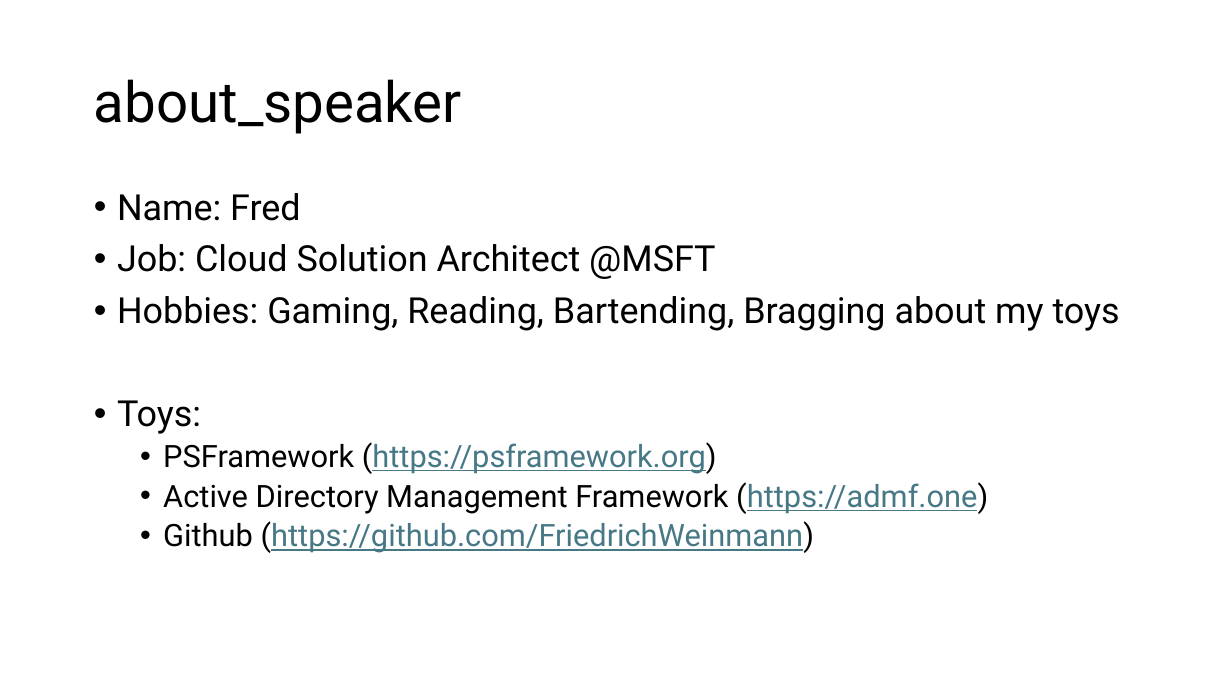
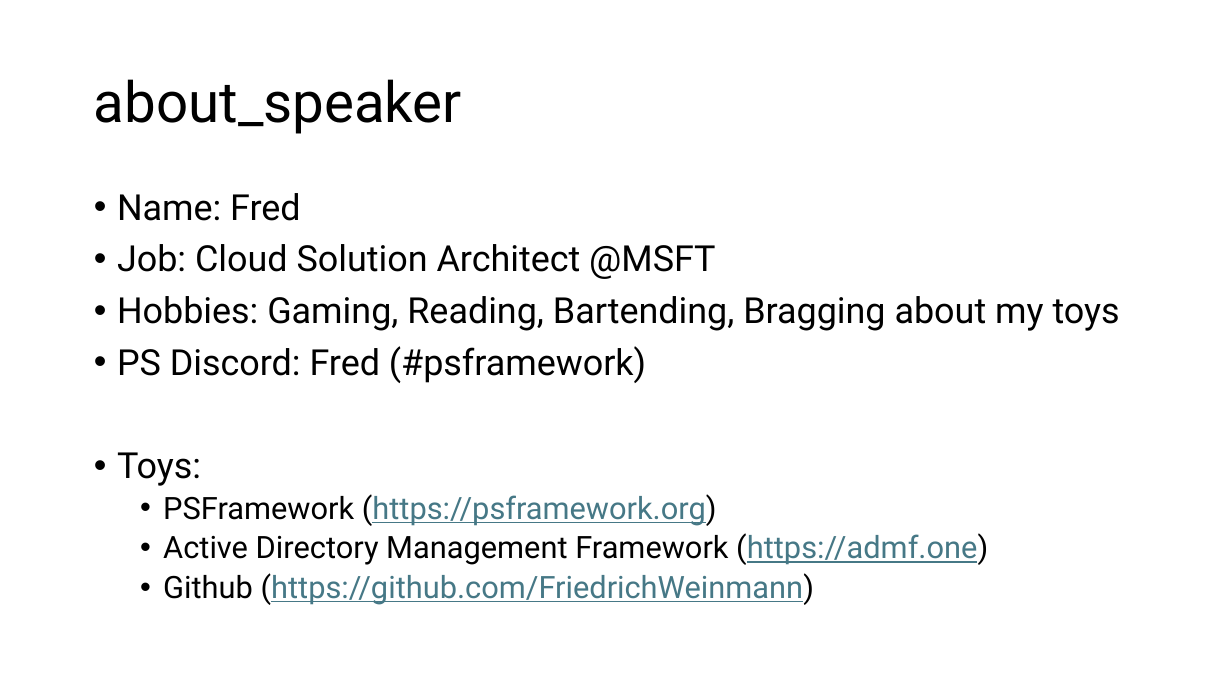
Before and after one commit to FriedrichWeinmann/P2024-PSSummit-RunspaceWorkflows, a slide deck: slide 2 of Slides/P2024-PSSummit-RunspaceWorkflows.pptx. Drawn at 1232x693 pixels with LibreOffice and Linux fonts; fonts in the diff are those of the drawing. Boxes give left, top, right and bottom in pixels: in the first picture for what was removed or moved away, otherwise in the second. Text is boxed around its words. In the diff, an @@ line names an element or a change of style, - is before the commit and + after.

```diff
--- a/Slides/P2024-PSSummit-RunspaceWorkflows.pptx
+++ b/Slides/P2024-PSSummit-RunspaceWorkflows.pptx
@@ text at bbox=[117, 346, 646, 383]: paragraph added @@
+• PS Discord: Fred (#psframework)
```
Also in this commit, not shown: 11 other files.
